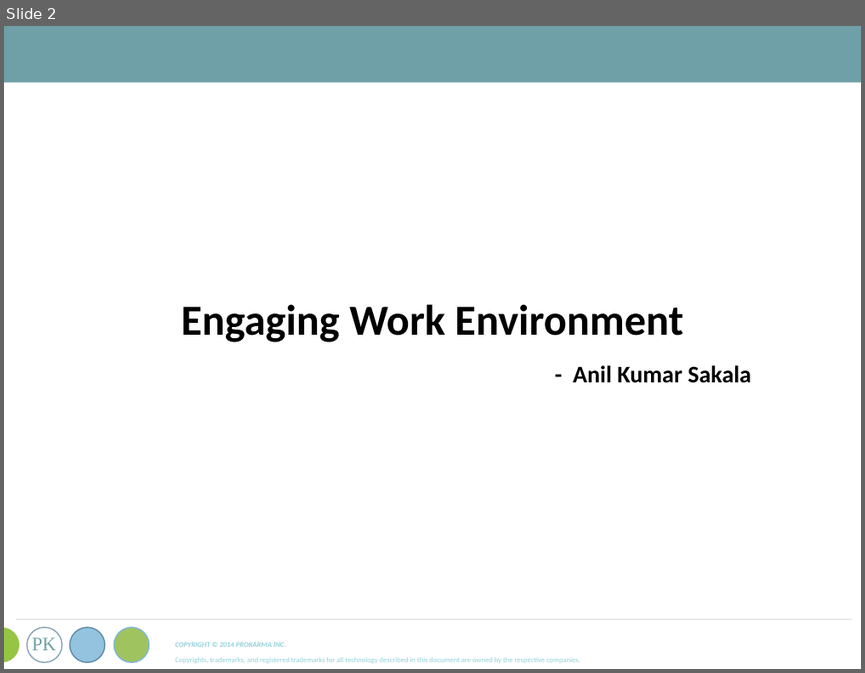
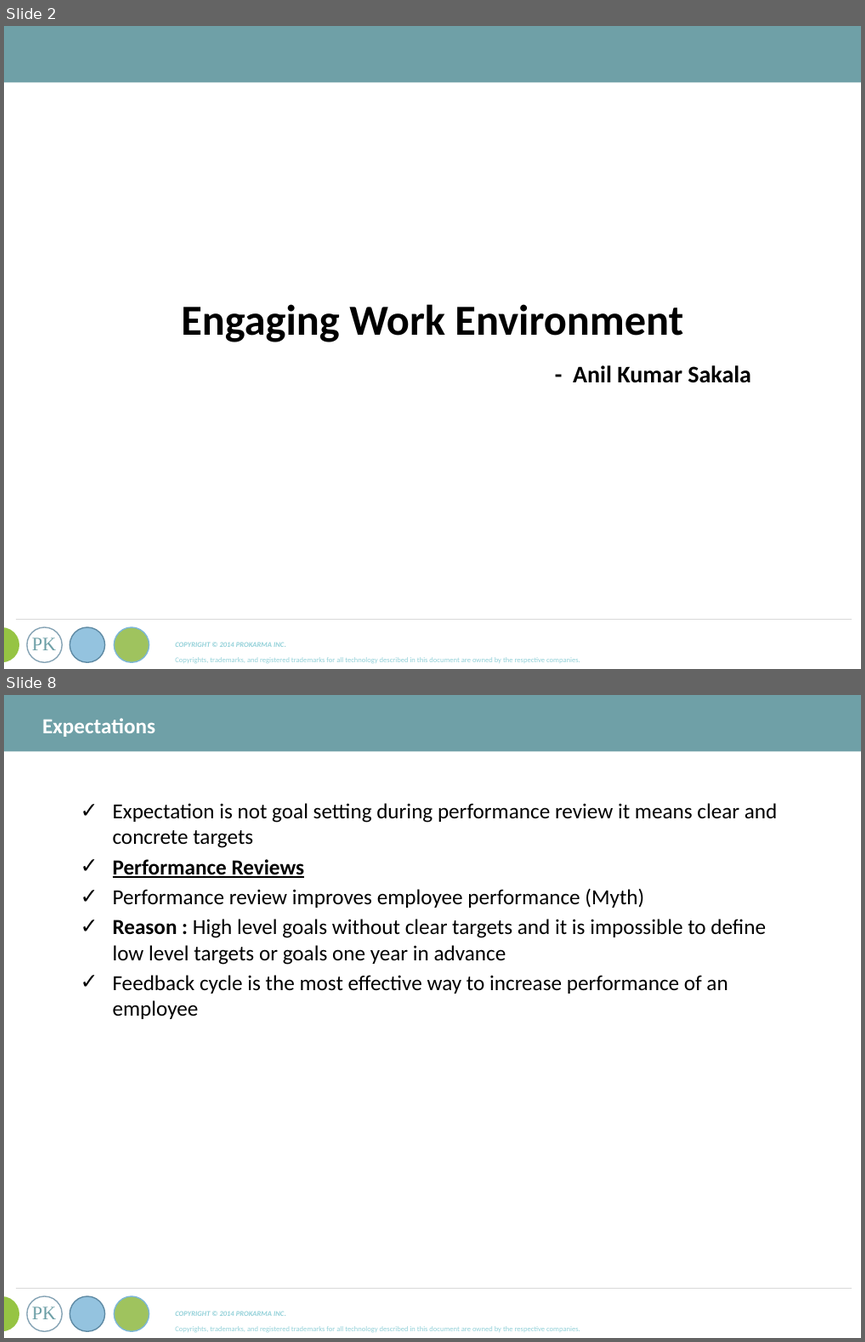
Before and after one commit to asakala/notes, a slide deck: Prokarma/ProKarma Ppt Template.pptx. Shown one above the other, each under a label of ours: slide 2 before the commit, slides 2 and 8 after it; the slides between them are not shown. The pictures are 865x673 and 865x1342 pixels, drawn with LibreOffice and Linux fonts; fonts in the diff are those of the drawing. Boxes give left, top, right and bottom in pixels: in the first picture for what was removed or moved away, otherwise in the second. Text is boxed around its words. In the diff, an @@ line names an element or a change of style, - is before the commit and + after.

```diff
--- a/Prokarma/ProKarma Ppt Template.pptx
+++ b/Prokarma/ProKarma Ppt Template.pptx
@@ slide 8 added at box(4, 695, 861, 1338), background #FFFFFF; not listed: 9 template elements that a slide beside it also shows @@
@@ text added at box(42, 718, 155, 737), 18 pt, text #FFFFFF, bold @@
+Expectations
@@ text added at box(113, 803, 778, 1019), 18 pt, text #000000 @@
+✓ Expectation is not goal setting during performance review it means clear and concrete targets
+✓ Performance Reviews
+✓ Performance review improves employee performance (Myth)
+✓ Reason : High level goals without clear targets and it is impossible to define low level targets or goals one year in advance
+✓ Feedback cycle is the most effective way to increase performance of an employee
```
Also in this commit, not shown: 31 other slides added, 5 slides removed, 2 other files.
